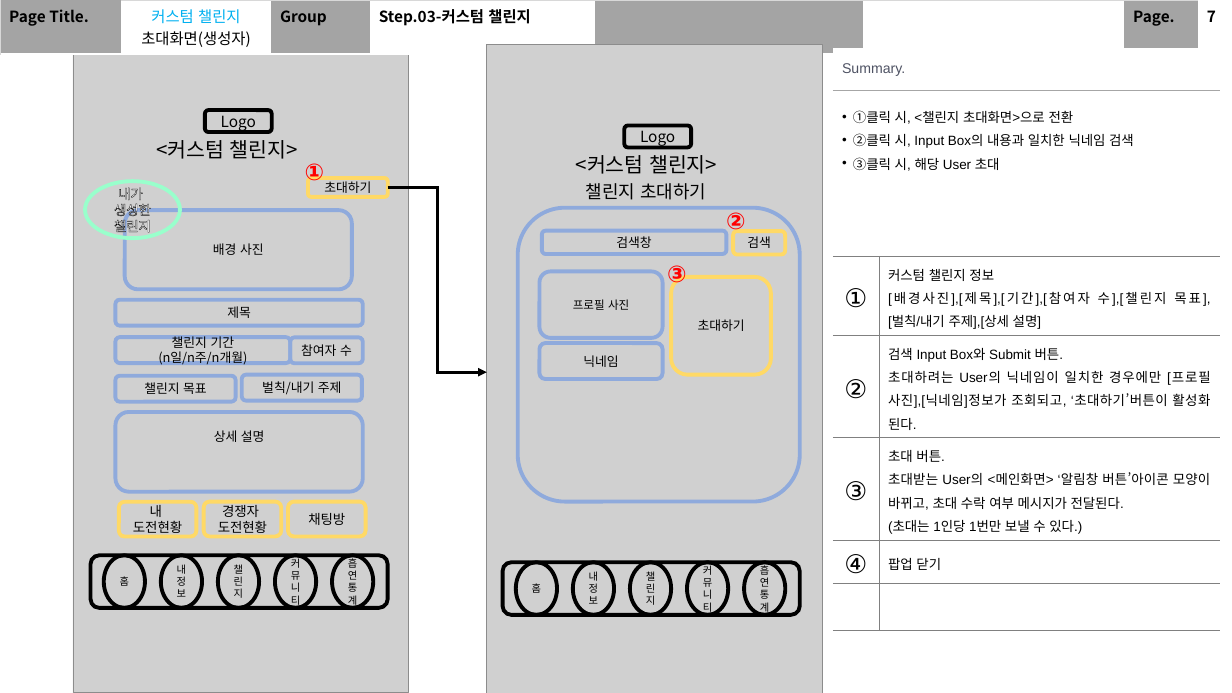
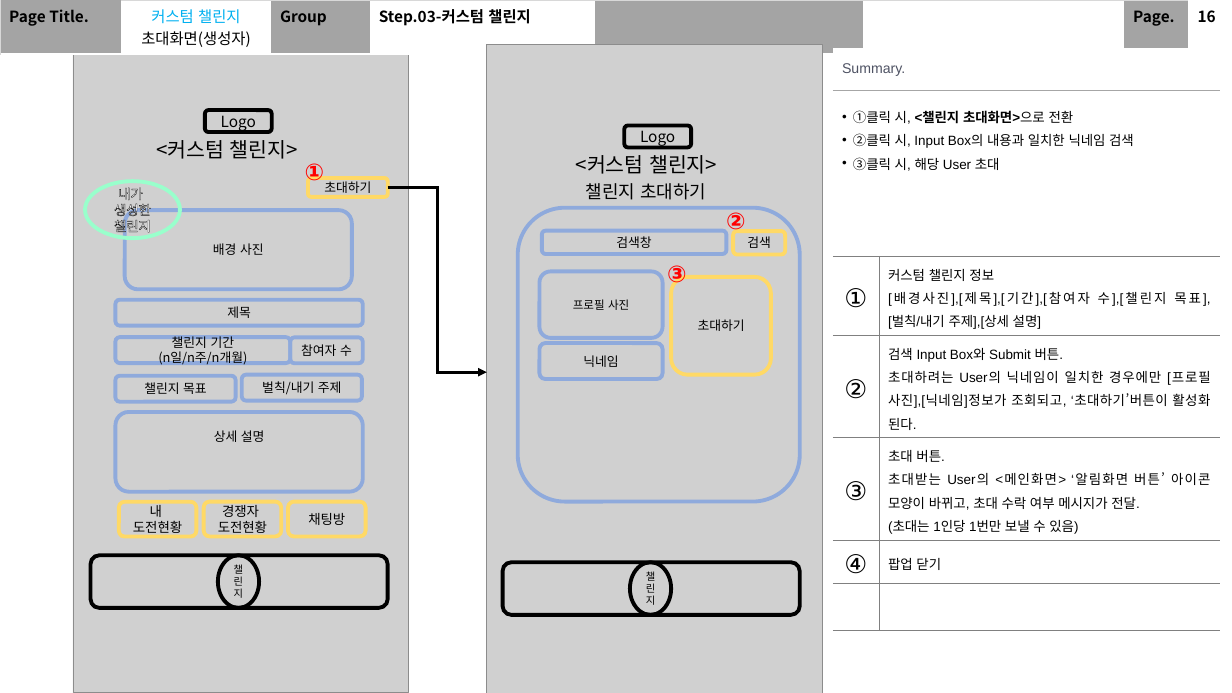
Before and after one commit to SeolMyeongJae/KSA-final-project, a slide deck: slide 18 of 06-최종산출물/UI 및 화면 설계.pptx (slide 15 before the commit). Drawn at 1232x693 pixels with LibreOffice and Linux fonts; fonts in the diff are those of the drawing; grey boxes stand for pictures. Boxes give left, top, right and bottom in pixels: in the first picture for what was removed or moved away, otherwise in the second. Text is boxed around its words. In the diff, an @@ line names an element or a change of style, - is before the commit and + after.

Commit message:
스토리보드 및 화면설계(1차 완성) Ver 0.1

```diff
--- a/06-최종산출물/UI 및 화면 설계.pptx
+++ b/06-최종산출물/UI 및 화면 설계.pptx
@@ table at (0, 0, 1232, 51) @@
-row 1, column 10: 7
+row 1, column 10: 16
@@ table at (833, 48, 1220, 578) @@
-row 5, column 2: 초대 버튼. / 초대받는 User의 <메인화면> ‘알림창 버튼’아이콘 모양이 바뀌고, 초대 수락 여부 메시지가 전달된다. / (초대는 1인당 1번만 보낼 수 있다.)
+row 5, column 2: 초대 버튼. / 초대받는 User의 <메인화면> ‘알림화면 버튼’ 아이콘 모양이 바뀌고, 초대 수락 여부 메시지가 전달. / (초대는 1인당 1번만 보낼 수 있음)
@@ bold on in "<챌린지 초대화면>으로" @@
@@ ellipse removed at (104, 555, 145, 608) @@
-홈
@@ ellipse removed at (161, 555, 202, 608) @@
-내 정보
@@ ellipse removed at (275, 555, 317, 608) @@
-커뮤니티
@@ ellipse removed at (332, 555, 373, 608) @@
-흡연통계
@@ ellipse removed at (516, 563, 557, 616) @@
-홈
@@ ellipse removed at (573, 563, 615, 616) @@
-내 정보
@@ ellipse removed at (688, 563, 729, 616) @@
-커뮤니티
@@ ellipse removed at (744, 563, 786, 616) @@
-흡연통계
```
Also in this commit, not shown: 15 other slides changed, 15 slides added.
